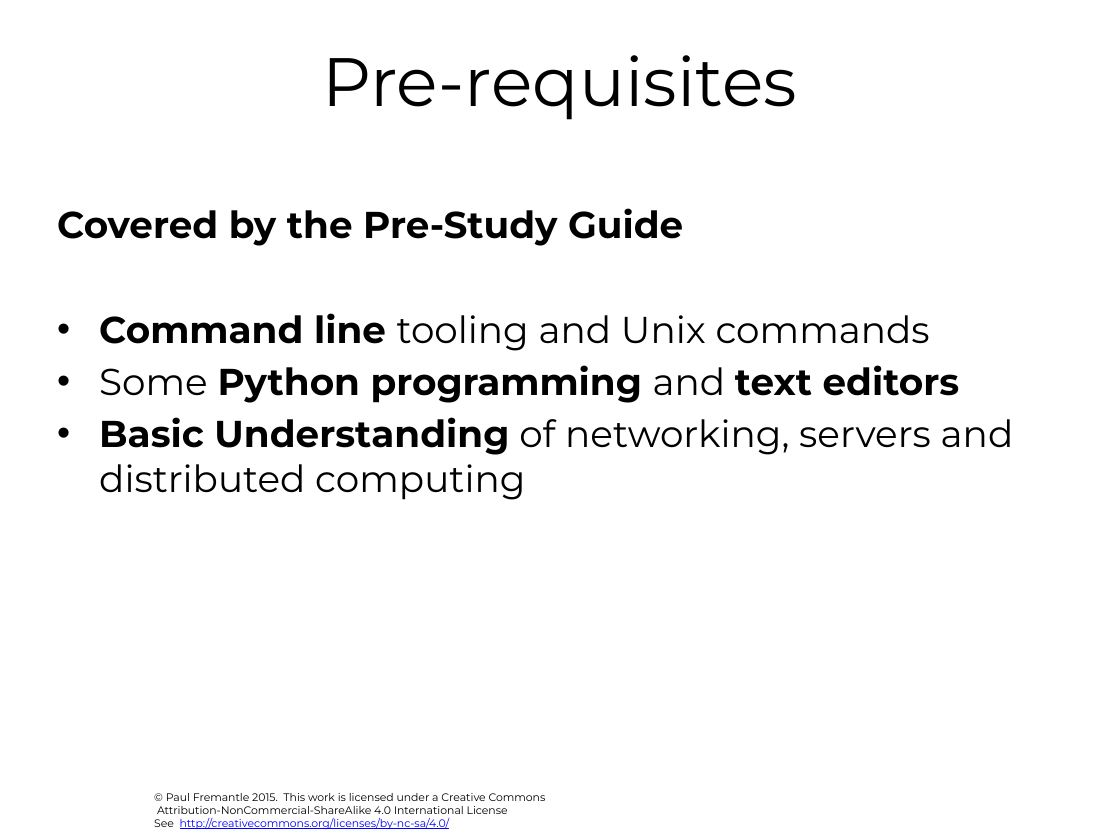
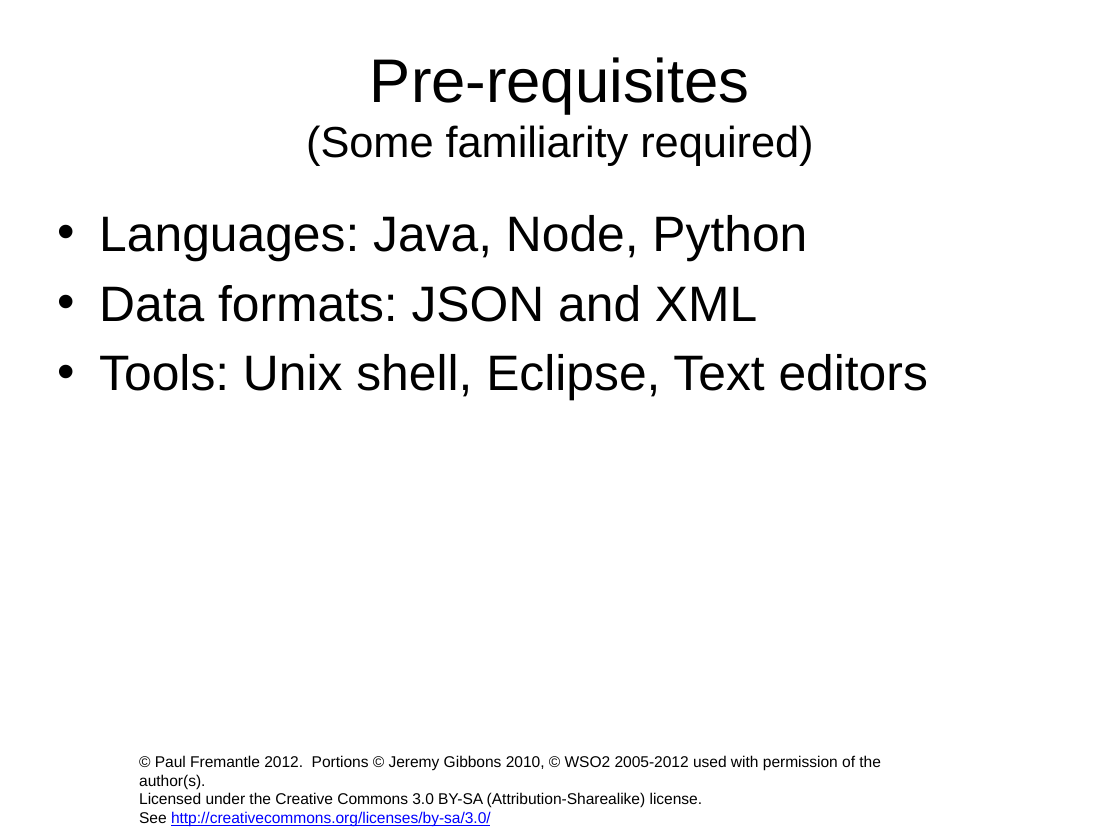
Before and after one commit to pzfreo/ox-soa, a slide deck: slide 6 of presentation-source/00-intro.pptx (slide 4 before the commit). Drawn at 1120x840 pixels with LibreOffice and Linux fonts; fonts in the diff are those of the drawing; background and template pictures are left out. Boxes give left, top, right and bottom in pixels: in the first picture for what was removed or moved away, otherwise in the second. Text is boxed around its words. In the diff, an @@ line names an element or a change of style, - is before the commit and + after.

Commit message:
presentations

```diff
--- a/presentation-source/00-intro.pptx
+++ b/presentation-source/00-intro.pptx
@@ title "Pre-requisites (Some familiarity required)" at <box>306,57,813,166</box>: vertical alignment top to middle @@
@@ title at <box>306,57,813,166</box>: text changed; size 44 to 27.9 pt; font Montserrat to Arial @@
-Pre-requisites
+Pre-requisites
+(Some familiarity required)
@@ text at <box>99,215,928,401</box>: text changed; size 24 to 32 pt; font Montserrat to Arial; bold off @@
-Covered by the Pre-Study Guide
-• Command line tooling and Unix commands
-• Some Python programming and text editors
-• Basic Understanding of networking, servers and distributed computing
+• Languages: Java, Node, Python
+• Data formats: JSON and XML
+• Tools: Unix shell, Eclipse, Text editors
@@ text at <box>139,755,881,826</box>: text changed; size 7 to 10 pt; font Montserrat to Arial @@
-© Paul Fremantle 2015. This work is licensed under a Creative Commons
-Attribution-NonCommercial-ShareAlike 4.0 International License
-See http://creativecommons.org/licenses/by-nc-sa/4.0/
+© Paul Fremantle 2012. Portions © Jeremy Gibbons 2010, © WSO2 2005-2012 used with permission of the author(s).
+Licensed under the Creative Commons 3.0 BY-SA (Attribution-Sharealike) license.
+See http://creativecommons.org/licenses/by-sa/3.0/
```
Also in this commit, not shown: 7 other slides changed, 8 slides added, 9 slides removed, 32 other files.
